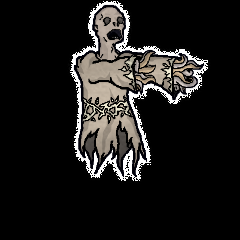
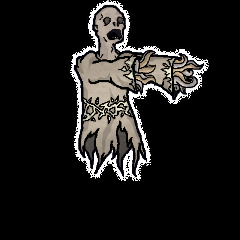
Comparing the layer stacks of the two (240, 240) images. Changes:
painted on "diffuse" over [72, 0, 209, 179]
